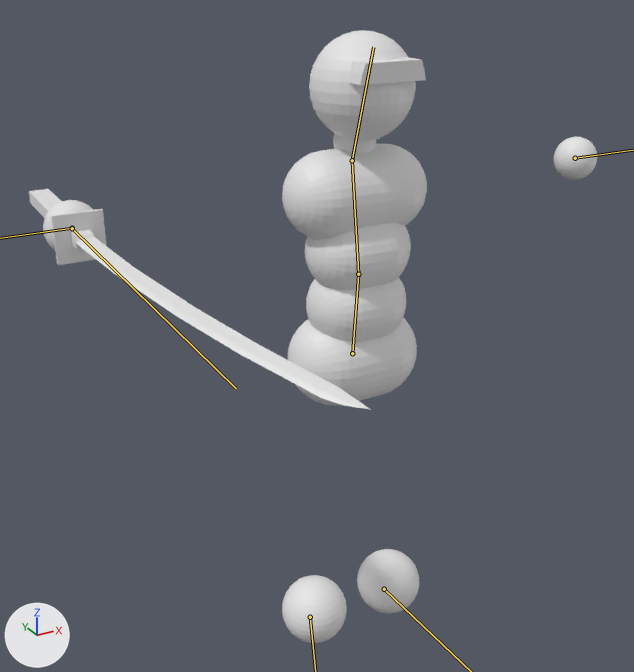
The glTF model assets/models/simple_combat_char.glb as it was, and as the next commit left it.
One viewpoint serves both versions: a 50 mm camera at (-1.15, -1.86, 1.93) aimed at (-0.16, -0.07, 1.04). The axes (+X, +Y, +Z) are drawn at lower left. The lights are the same throughout. The picture after the commit comes second. The bones that change are drawn over the model as lines.

In view in the first picture: 'Body', 'Sword'.
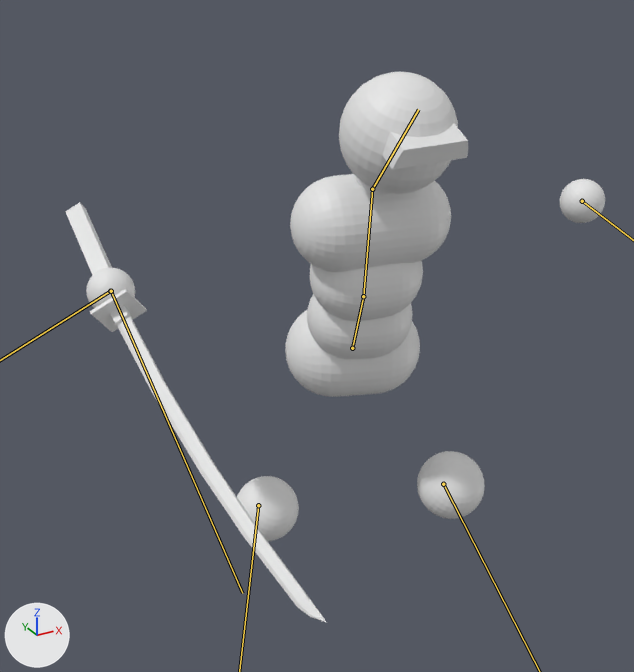
The newer file adds an action. The first version stands in its rest pose; the second is drawn at frame 6 of the action 'Jump_midair_fall'.

Location of each change, (x1, y1, x2, y2) in pixels of the pictures (634 x 672 px):
'Body', posed (6% narrower, 23% shorter): before (43, 30, 597, 643); after (86, 72, 605, 541)
'Sword', posed (24% narrower, 90% taller): before (29, 189, 371, 410); after (65, 202, 326, 622)
bone 'Lower back', root to tip: before (352, 353) to (358, 274); after (352, 348) to (363, 296)
bone 'Upper back', root to tip: before (358, 274) to (352, 160); after (363, 296) to (372, 189)
bone 'Head', root to tip: before (352, 160) to (373, 47); after (372, 189) to (418, 109)
bone 'Sword attachment', root to tip: before (72, 228) to (236, 388); after (111, 291) to (242, 593)

What the commit changed:
Bone 'Lower back' (bone_lower_back) moves from (0.0, 0.0, 0.0) to (0.0, 0.017, 0.002).
Bone 'Lower back' (bone_lower_back) turns from (0, 0, 0) to (-27, -20, -2) degrees about its own x, y and z.
Bone 'Upper back' (bone_upper_back) turns from (0, 0, 0) to (9, 9, 2) degrees about its own x, y and z.
Bone 'Head' (bone_head) turns from (0, 0, 0) to (-8, 7, 3) degrees about its own x, y and z.
Bone 'Hand.L' (bone_hand_l) moves from (0.0, 0.0, 0.0) to (-0.087, -0.081, -0.125).
Bone 'Hand.L' (bone_hand_l) turns from (0, 0, 0) to (-50, 28, 18) degrees about its own x, y and z.
Bone 'Foot.L' (bone_foot_l) moves from (0.0, 0.0, 0.0) to (0.435, -0.036, 0.062).
Bone 'Foot.L' (bone_foot_l) turns from (0, 0, 0) to (2, 18, 31) degrees about its own x, y and z.
Bone 'Hand.R' (bone_hand_r) moves from (0.0, 0.0, 0.0) to (-0.247, -0.131, -0.234).
Bone 'Hand.R' (bone_hand_r) turns from (0, 0, 0) to (-16, -23, 37) degrees about its own x, y and z.
Bone 'Foot.R' (bone_foot_r) moves from (0.0, 0.0, 0.0) to (-0.201, -0.288, 0.131).
Bone 'Foot.R' (bone_foot_r) turns from (0, 0, 0) to (12, -13, -42) degrees about its own x, y and z.
Bone 'Sword attachment' (bone_sword_attachment) moves from (0.0, 0.0, 0.0) to (0.132, -0.234, 0.246).
Bone 'Sword attachment' (bone_sword_attachment) turns from (0, 0, 0) to (33, 30, 17) degrees about its own x, y and z.
